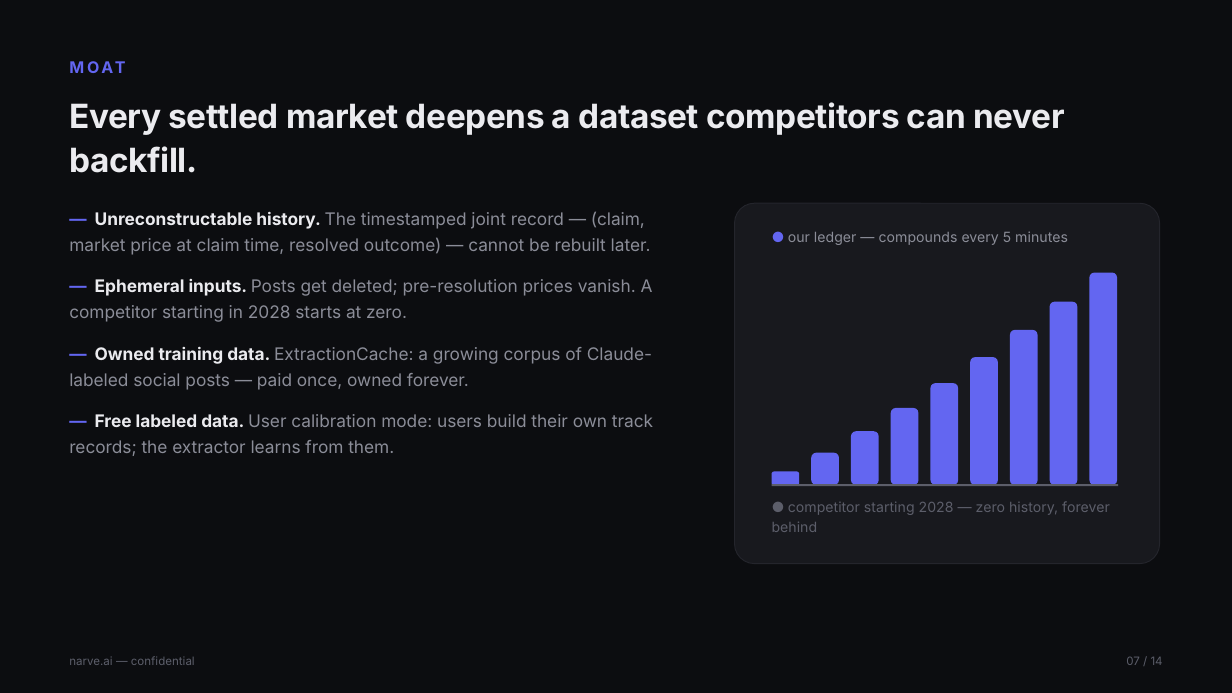
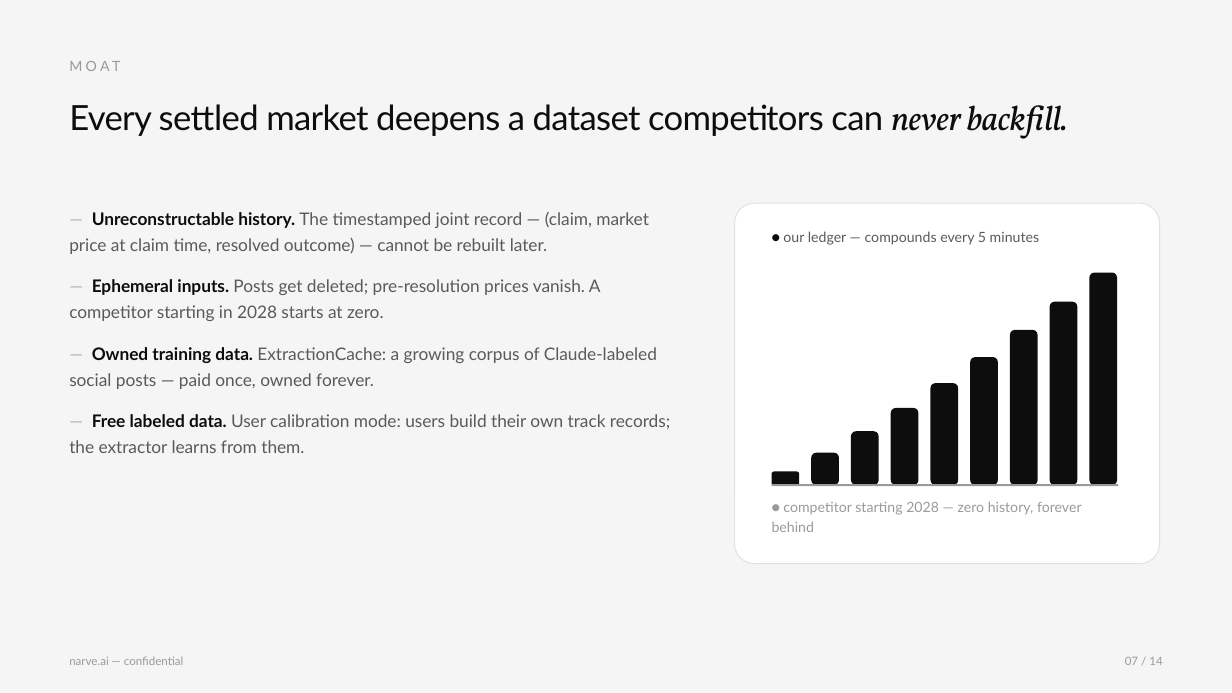
Before and after one commit to Jhabbig/Habbig, a slide deck: slide 7 of pitch-deck/narve-pitch-deck.pptx. Drawn at 1232x693 pixels with LibreOffice and Linux fonts; fonts in the diff are those of the drawing. Boxes give left, top, right and bottom in pixels: in the first picture for what was removed or moved away, otherwise in the second. Text is boxed around its words. In the diff, an @@ line names an element or a change of style, - is before the commit and + after.

```diff
--- a/pitch-deck/narve-pitch-deck.pptx
+++ b/pitch-deck/narve-pitch-deck.pptx
@@ rectangle at <box>0,0,1232,693</box>: fill #0C0D10 to #F5F5F5 @@
@@ text "MOAT" at <box>69,57,1163,87</box>: size 12.5 to 11 pt, font Inter to Lato, text colour #6366F1 to #9A9A9A, letter spacing 2.2 to 2.6 pt, bold off @@
@@ text "Every settled market deepens a ..." at <box>69,104,1068,139</box>: size 26 to 27 pt, text colour #EBEBEF to #0D0D0D, bold off; font Inter to Lato, letter spacing -0.3 to -0.5 pt in "Every settled market deepens a dataset competitors ..."; font Inter to Vollkorn, italic on in "never backfill." @@
@@ text "— Unreconstructable history. The timestamped ..." at <box>69,212,670,453</box>: font Inter to Lato; text colour #6366F1 to #B0B0B0, bold off in "—", "—", "—", "—"; text colour #EBEBEF to #0D0D0D in "Unreconstructable history.", "Ephemeral inputs.", "Owned training data.", "Free labeled data."; text colour #8B8D98 to #5A5A5A in "The timestamped joint record — (claim, market ...", "Posts get deleted; pre-resolution prices vanish. A ...", "ExtractionCache: a growing corpus of Claude-labeled social ...", "User calibration mode: users build their own ..." @@
@@ rounded rectangle at <box>735,203,1160,564</box>: fill #18191E to #FFFFFF; outline #24252C 0.75 pt to #E0E0E0 0.75 pt @@
@@ text "● our ledger — compounds ..." at <box>783,231,1039,245</box>: font Inter to Lato, text colour #8B8D98 to #5A5A5A; text colour #6366F1 to #0D0D0D in "●" @@
@@ fill #6366F1 to #0D0D0D in 9 elements at <box>772,471,799,485</box>, <box>811,453,839,485</box>, <box>851,432,879,485</box>, <box>891,409,919,485</box>, <box>931,384,958,485</box>, <box>970,357,998,485</box>, <box>1010,330,1038,485</box>, <box>1050,301,1078,485</box>, <box>1090,273,1117,485</box> @@
@@ font Inter to Lato, text colour #5C5E6A to #9A9A9A in 3 elements at <box>69,656,183,665</box>, <box>1125,657,1162,665</box>, <box>772,502,1082,532</box> @@
@@ rectangle at <box>772,484,1118,486</box>: fill #5C5E6A to #9A9A9A @@
```
Also in this commit, not shown: 13 other slides changed, 1 other file.
